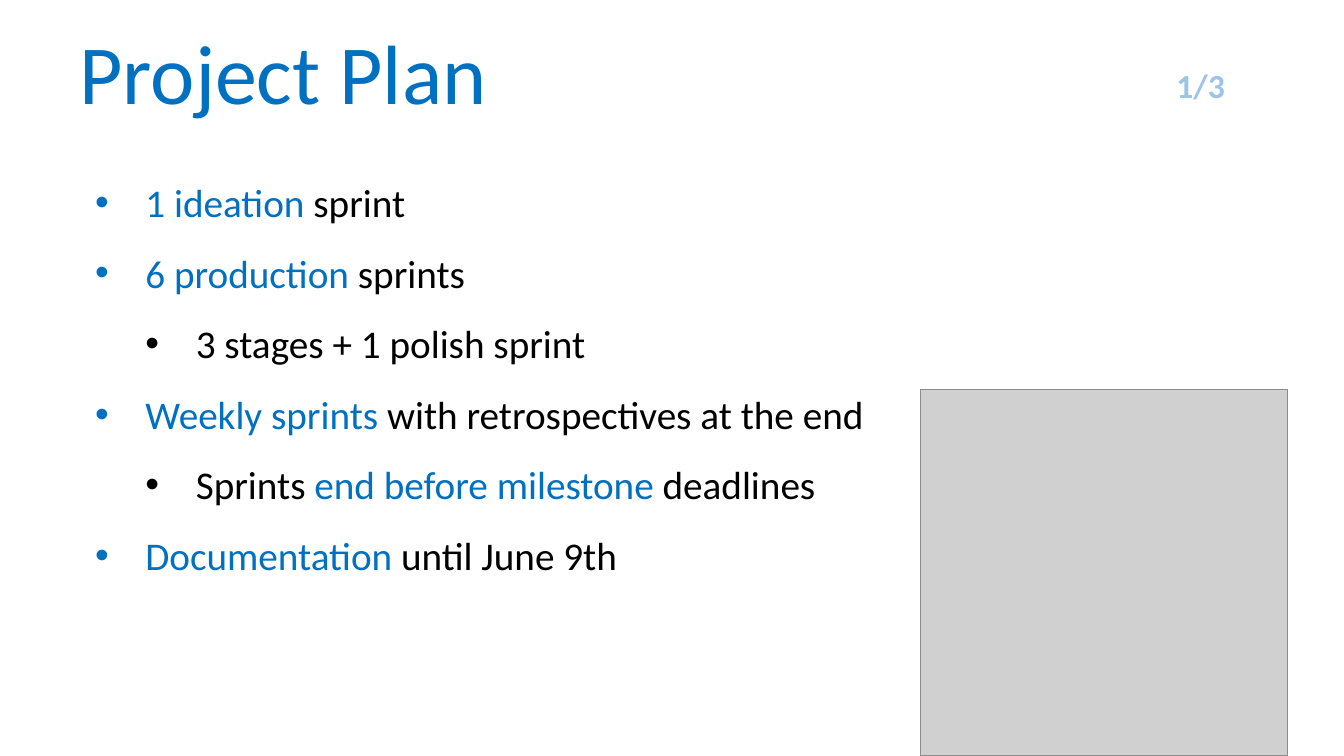
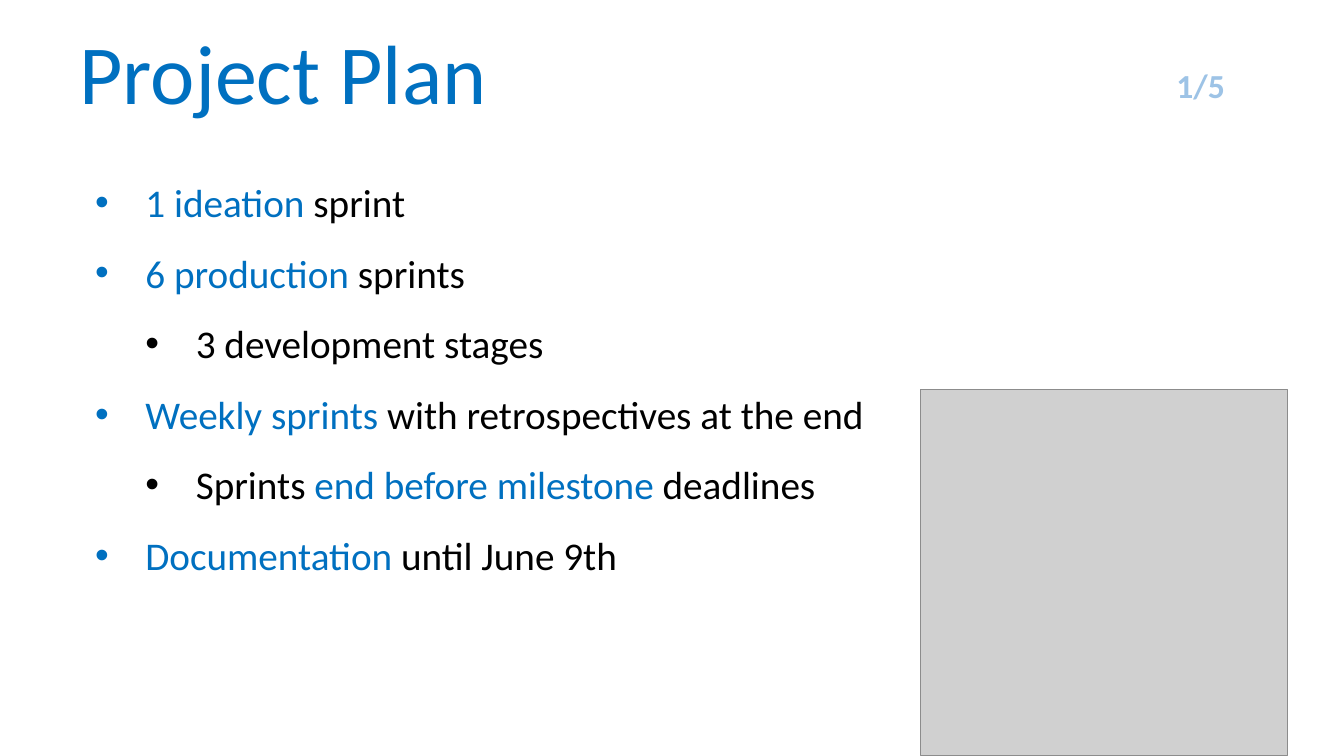
Before and after one commit to CountOneTwo/LevelWithMe, a slide deck: slide 1 of _OTHER FILES/Organization/Project Plan/Project Plan.pptx. Drawn at 1344x756 pixels with LibreOffice and Linux fonts; fonts in the diff are those of the drawing; grey boxes stand for pictures. Boxes give left, top, right and bottom in pixels: in the first picture for what was removed or moved away, otherwise in the second. Text is boxed around its words. In the diff, an @@ line names an element or a change of style, - is before the commit and + after.

```diff
--- a/_OTHER FILES/Organization/Project Plan/Project Plan.pptx
+++ b/_OTHER FILES/Organization/Project Plan/Project Plan.pptx
@@ text at box(1176, 74, 1224, 100): text changed @@
-1/3
+1/5
@@ text at box(196, 330, 543, 365): text changed @@
-  • 3 stages + 1 polish sprint
+  • 3 development stages
```
Also in this commit, not shown: 4 other slides changed, 10 other files.
